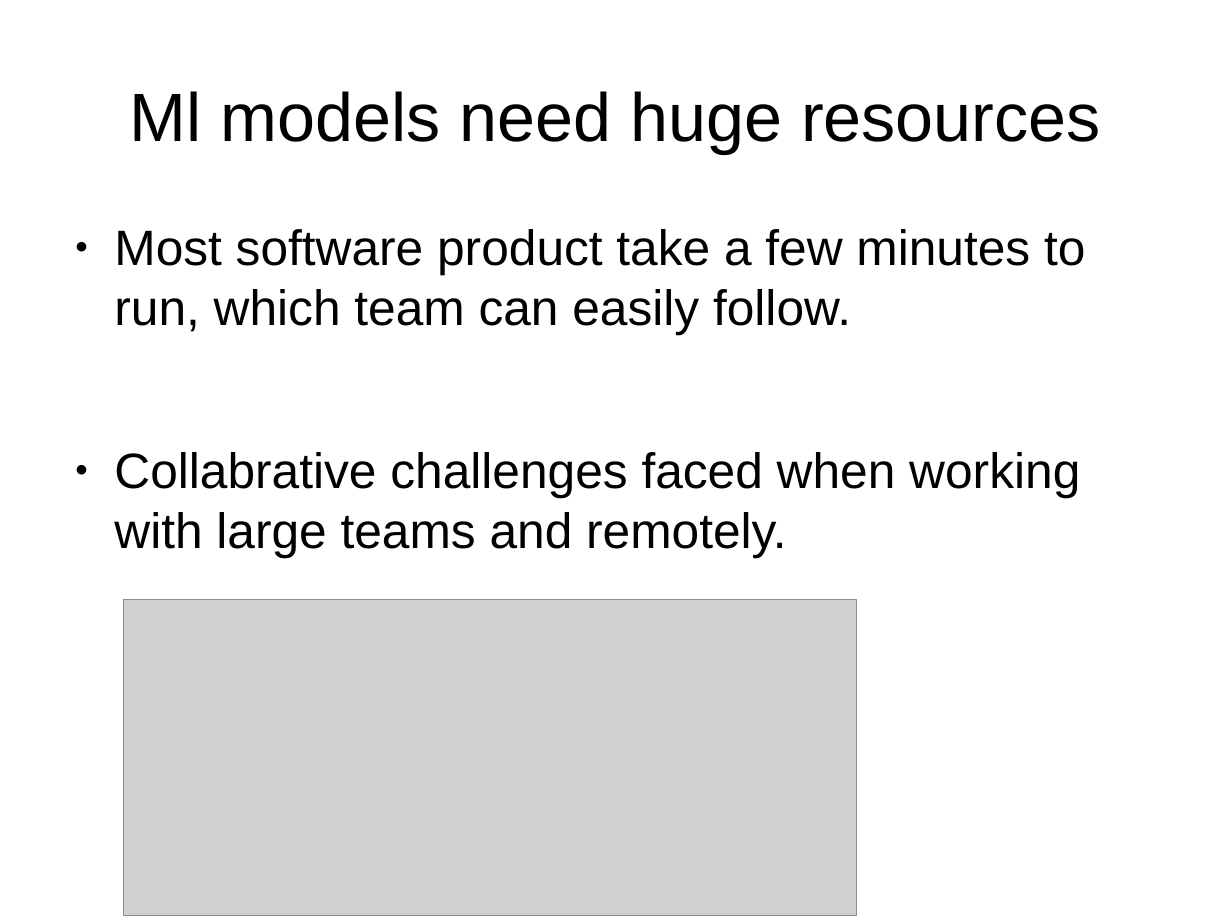
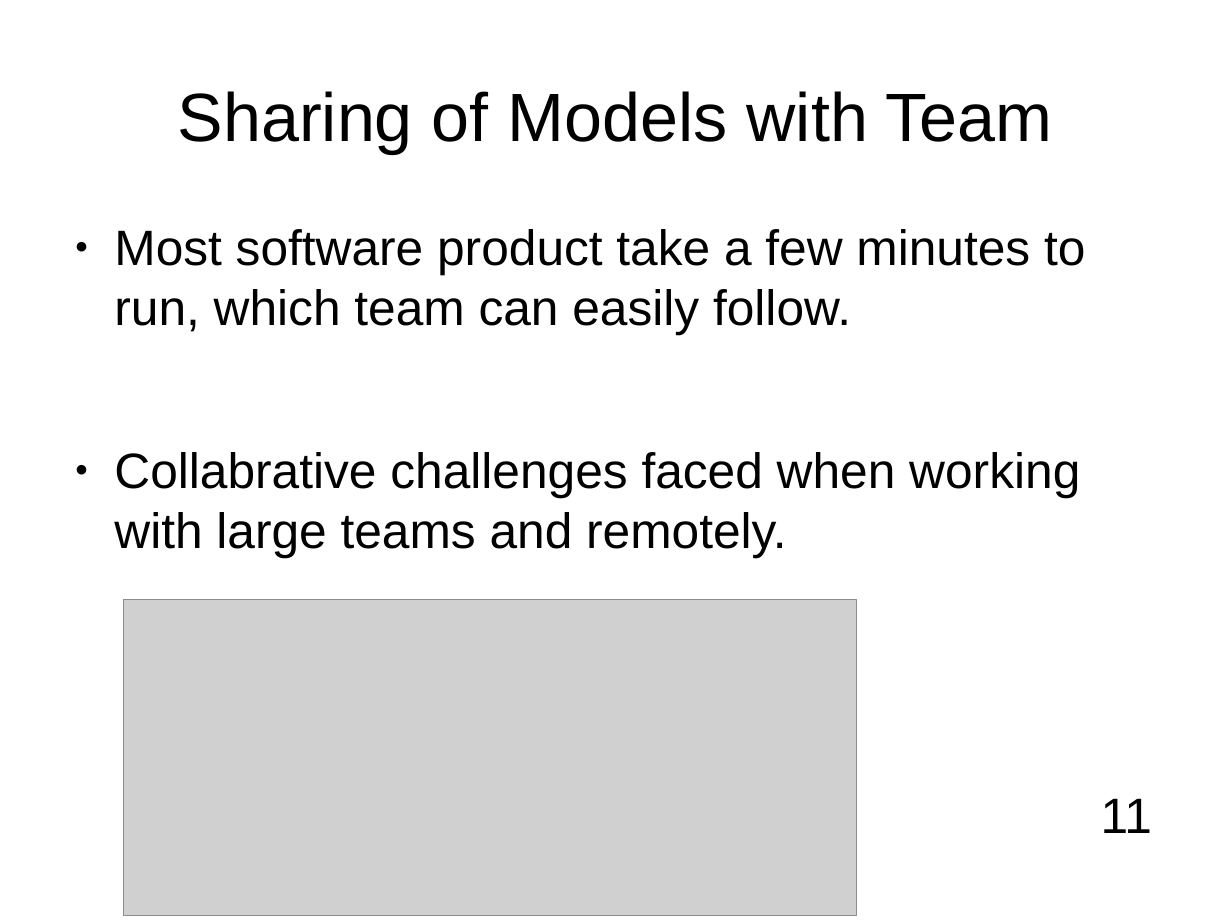
Before and after one commit to kurianbenoy/Talks, a slide deck: slide 11 of Pycon India/Talks.odp. Drawn at 1232x924 pixels with LibreOffice and Linux fonts; fonts in the diff are those of the drawing; grey boxes stand for pictures; background and template pictures are left out. Boxes give left, top, right and bottom in pixels: in the first picture for what was removed or moved away, otherwise in the second. Text is boxed around its words. In the diff, an @@ line names an element or a change of style, - is before the commit and + after.

```diff
--- a/Pycon India/Talks.odp
+++ b/Pycon India/Talks.odp
@@ title at box(178, 91, 1053, 153): text changed @@
-Ml models need huge resources
+Sharing of Models with Team
@@ text added at box(1101, 798, 1153, 833), 32 pt, text #000000 @@
+11
```
Also in this commit, not shown: 34 other slides changed, 1 slide added, 1 slide removed, 7 other files.
